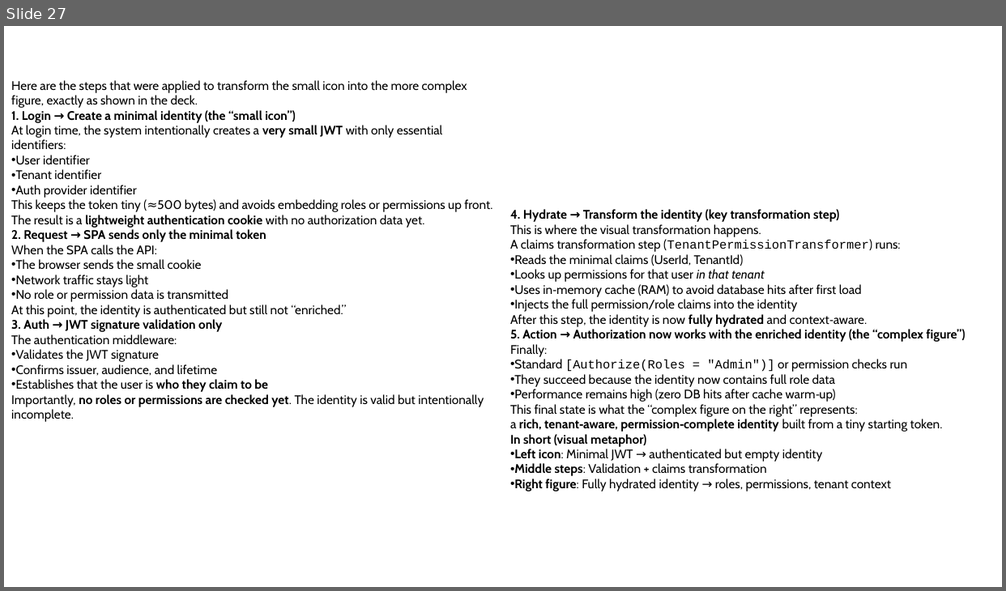
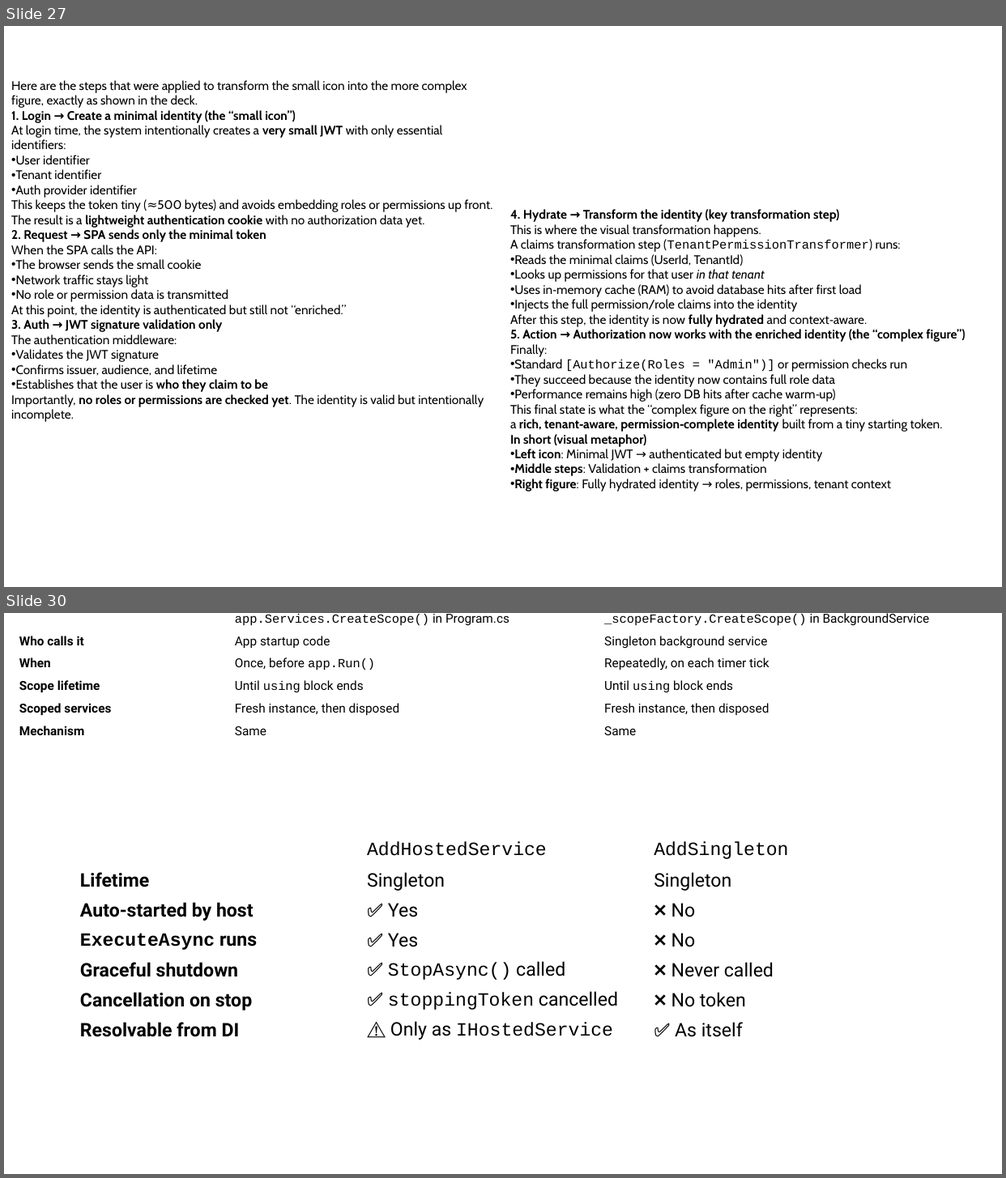
Before and after one commit to AlphaOmegaFirstLast/Bfs_V1, a slide deck: Admin/Docs.pptx. Shown one above the other, each under a label of ours: slide 27 before the commit, slides 27 and 30 after it; the slides between them are not shown. The pictures are 1006x591 and 1006x1178 pixels, drawn with LibreOffice and Linux fonts; fonts in the diff are those of the drawing. Boxes give left, top, right and bottom in pixels: in the first picture for what was removed or moved away, otherwise in the second. Text is boxed around its words. In the diff, an @@ line names an element or a change of style, - is before the commit and + after.

```diff
--- a/Admin/Docs.pptx
+++ b/Admin/Docs.pptx
@@ slide 30 added at box(4, 613, 1002, 1174), background #FFFFFF @@
@@ table added at box(11, 613, 974, 743), 6 rows, 3 columns @@
+ | app.Services.CreateScope() in Program.cs | _scopeFactory.CreateScope() in BackgroundService
+Who calls it | App startup code | Singleton background service
+When | Once, before app.Run() | Repeatedly, on each timer tick
+Scope lifetime | Until using block ends | Until using block ends
+Scoped services | Fresh instance, then disposed | Fresh instance, then disposed
+Mechanism | Same | Same
@@ table added at box(73, 836, 933, 1046), 7 rows, 3 columns @@
+ | AddHostedService | AddSingleton
+Lifetime | Singleton | Singleton
+Auto-started by host | ✅ Yes | ❌ No
+ExecuteAsync runs | ✅ Yes | ❌ No
+Graceful shutdown | ✅ StopAsync() called | ❌ Never called
+Cancellation on stop | ✅ stoppingToken cancelled | ❌ No token
+Resolvable from DI | ⚠️ Only as IHostedService | ✅ As itself
```
Also in this commit, not shown: 6 other slides added, 5 other files.
